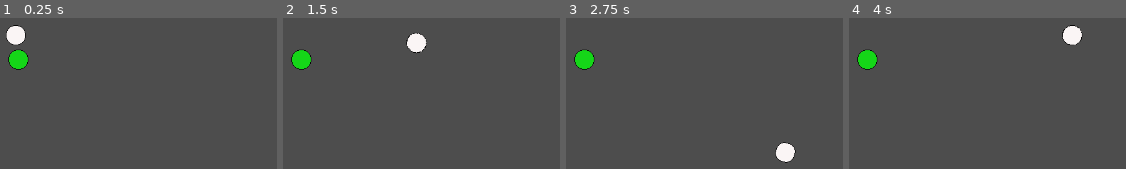
Above: before the commit, frames 1-4 (left to right).
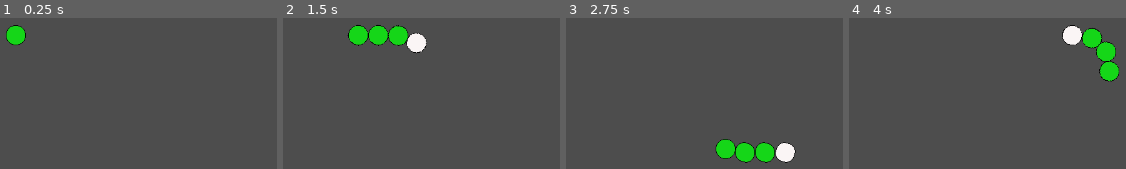
Above: after the commit, the same moments.

Repository: cledson-leite/snake-arena-survivor
Game: Godot game, scene res://scenes/Main.tscn
Two runs of this game, one before a commit and one after it. Both use one fixed random seed, a clock stepped at 60 frames per second and the inputs below.
Inputs:
- Up to frame 1 (0.25 s): no input
- Up to frame 2 (1.5 s): tap Enter at 0.5 s; hold D (right) 0.53-1.28 s; hold S (down) from 1.28 s (still down)
- Up to frame 3 (2.75 s): release S (down) at 2.03 s; hold D (right) from 2.03 s (still down)
- Up to frame 4 (4 s): release D (right) at 2.78 s; hold W (up) 2.78-3.53 s; hold A (left) from 3.53 s (still down)

The runs differ from the first frame. In frame 1, 1.5% of the frame differs, in the area x 2-11%, y 5-35%; in frame 2, 3.1%, in the area x 2-46%, y 4-35%; in frame 3, 3.1%; in frame 4, 3.1%.

Commit message:
implementar corpo seguindo cabeça

Diff:
--- a/intites/player/scripts/PlayerSnake.gd
+++ b/intites/player/scripts/PlayerSnake.gd
@@ -5,10 +5,31 @@
 @export var deceleration: float = 600.0
 @export var rotation_speed: float = 10.0
 
+@export var segment_spacing: float = 32.0
+@export var max_segments: int = 20
+
+var last_position_head: Vector2
+
+var position_history: Array[Vector2] = []
+var body_segments: Array[Node2D] = []
+
+@onready var body_scene := preload("res://intites/player/BodySegment.tscn")
+
+func _ready() -> void:
+	last_position_head = global_position
+	var history_lenght := max_segments * segment_spacing
+	for i in range(history_lenght):
+		position_history.append(global_position)
+
+	for i in 3:
+		add_body_segment(body_scene)
+
 func _physics_process(delta: float) -> void:
 	var input_direction := Input.get_vector(
 		"left", "right", "up", "down"
 	)
+
+
 	if input_direction != Vector2.ZERO:
 		velocity = velocity.move_toward(
 			input_direction * max_speed,
@@ -26,3 +47,29 @@
 		)
 
 	move_and_slide()
+
+	var distance := global_position.distance_to(last_position_head)
+	if distance >= 1.0:
+		var direction := (global_position - last_position_head).normalized()
+		for i in range(int(distance)):
+			last_position_head += direction
+			position_history.push_front(last_position_head)
+
+	var max_history_size := max_segments * segment_spacing
+	while position_history.size() > max_history_size:
+		position_history.pop_back()
+
+	for i in body_segments.size():
+		var history_index := (i+1) * segment_spacing
+
+		if history_index < position_history.size():
+			body_segments[i].global_position = position_history[history_index]
+
+func add_body_segment(scene: PackedScene) -> void:
+	if body_segments.size() >= max_segments:
+		return
+	var segment = scene.instantiate() as Node2D
+	add_child(segment)
+
+	segment.global_position = global_position
+	body_segments.append(segment)
--- a/scenes/Main.tscn
+++ b/scenes/Main.tscn
@@ -1,13 +1,8 @@
-[gd_scene load_steps=3 format=3 uid="uid://dahcn35s53afg"]
+[gd_scene load_steps=2 format=3 uid="uid://dahcn35s53afg"]
 
 [ext_resource type="PackedScene" uid="uid://bgw0pk0juhsk2" path="res://intites/player/PlayerSnake.tscn" id="1_elqb8"]
-[ext_resource type="Texture2D" uid="uid://cwucilr8xglk7" path="res://intites/player/sprites/corpo.png" id="2_rvslj"]
 
 [node name="Node2D" type="Node2D"]
 
 [node name="CharacterBody2D" parent="." instance=ExtResource("1_elqb8")]
 position = Vector2(475, 234)
-
-[node name="Corpo" type="Sprite2D" parent="."]
-position = Vector2(479, 273)
-texture = ExtResource("2_rvslj")
